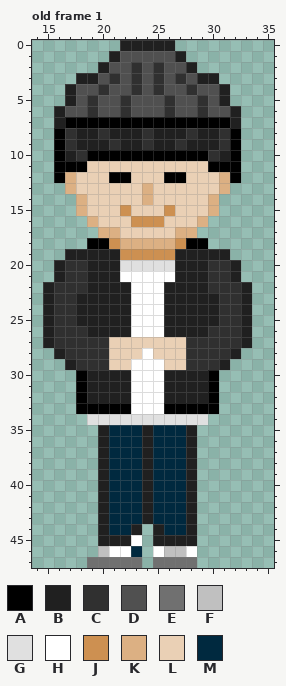
Two versions of one pixel-art file, assets/characters/khoa.aseprite. The first picture shows the starting point.
48x48 pixels, 1 frame. Shown: old frame 1: x 14..35, y 0..47. The commit also changed other frames, which this record leaves out.
Visible layers, top first: "Layer 5", "Layer 3 Copy", "Layer 4", "Layer 3".
Palette (. is transparent): A #000000  B #202020  C #303030  D #505050  E #707070  F #c0c0c0  G #e0e0e0  H #ffffff  J #cd9051  K #dcb083  L #ead0b5  M #00293f
Pixels before, old frame 1, first column x 15:
 0 .......BBBBB.......
 1 ......BDDDDDB......
 2 .....BDDCDCDDB.....
 3 ...BBDCDCDCDCDBB...
 4 ..BDDCDDCDCDDCDDB..
 5 ..BDCDDCDDDCDDCDB..
 6 .BDDCDDCDDDCDDCDDB.
 7 .BAAAAAAAAAAAAAAAB.
 8 .ACBBCBBBCBBBCBBCA.
 9 .ACBBBCBBCBBCBBBCA.
10 .ABCAAAAAAAAAAACBA.
11 .AAALLLLLLLLLLLAAA.
12 .AKLLLAALLLAALLLKA.
13 ..KLLLLLLKLLLLLLK..
14 ...KLLLLLKLLLLLK...
15 ...KLLLJLLLJLLLK...
16 ....KLLLJJJLLLK....
17 .....KKLLLLLKK.....
18 ....AAJKKKKKJAA....
19 ..BBBBBJJJJJBBBBB..
20 .BCCBBBGGGGGBBBCCB.
21 .BCCBBBHHHHHBBBCCB.
22 BCCCBBBBHHHBBBBCCCB
23 BCCBBBBBHHHBBBBBCCB
24 BCCBBBBBHHHBBBBBCCB
25 BCCBBBBBHHHBBBBBCCB
26 BCCCBBBBHHHBBBBCCCB
27 BCCCCCLLLLLLLCCCCCB
28 .BCCCCLLLHLLLCCCCB.
29 ..BCCCLLHHHLLCCCB..
30 ...ABBBBHHHBBBBA...
31 ...ABBBBHHHBBBBA...
32 ...ABBBBHHHBBBBA...
33 ...AAAAAHHHAAAAA...
34 ....GGGGGGGGGGG....
35 .....BMMMBMMMB.....
36 .....BMMMBMMMB.....
37 .....BMMMBMMMB.....
38 .....BMMMBMMMB.....
39 .....BMMMBMMMB.....
40 .....BMMMBMMMB.....
41 .....BMMMBMMMB.....
42 .....BMMMBMMMB.....
43 .....BMMMBMMMB.....
44 .....BMMB.BMMB.....
45 .....BBBH.BBBB.....
46 .....FHHM.HFFH.....
47 ....EEEEE.EEEE.....
New version:
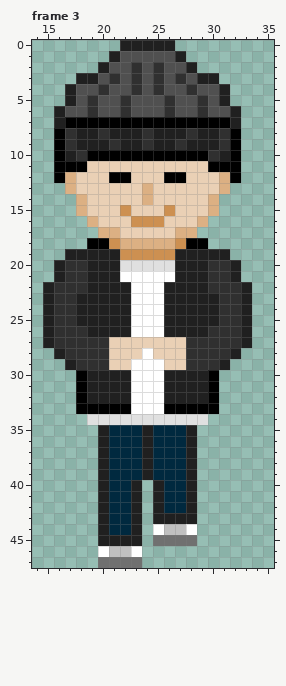
A new or re-ordered frame is compared with the old frame closest to it.
Diff:
frames 1 -> 8
layer "Layer 3" now hidden
layer "Layer 5" now hidden
layer "Layer 6" added
Frame 3 is new; against old frame 1:
The edit turns colour H into colour B in row 45 at x 23.
The edit turns colour M into colour B in rows 40 to 42 at x 23 and 25; in row 43 at x 23 and 25 to 27.
The edit turns colour B into colour E in row 45 at x 25 to 28.
The edit turns colour H into colour F in row 46 at x 21 to 22.
The edit turns colour M into colour F in row 44 at x 26 to 27.
The edit turns colour B into colour H in row 44 at x 25 and 28.
The edit turns colour F into colour H in row 46 at x 20.
The edit turns colour M into colour H in row 46 at x 23.
The author cleared colour B in rows 40 to 43 at x 24.
The author cleared colour E in row 47 at x 19 and 25 to 28.
The author cleared colour F in row 46 at x 26 to 27.
The author cleared colour H in row 46 at x 25 and 28.
Pixel boxes of the changes (left, top, right, bottom) in both pictures:
changed: (87, 480, 197, 568)
